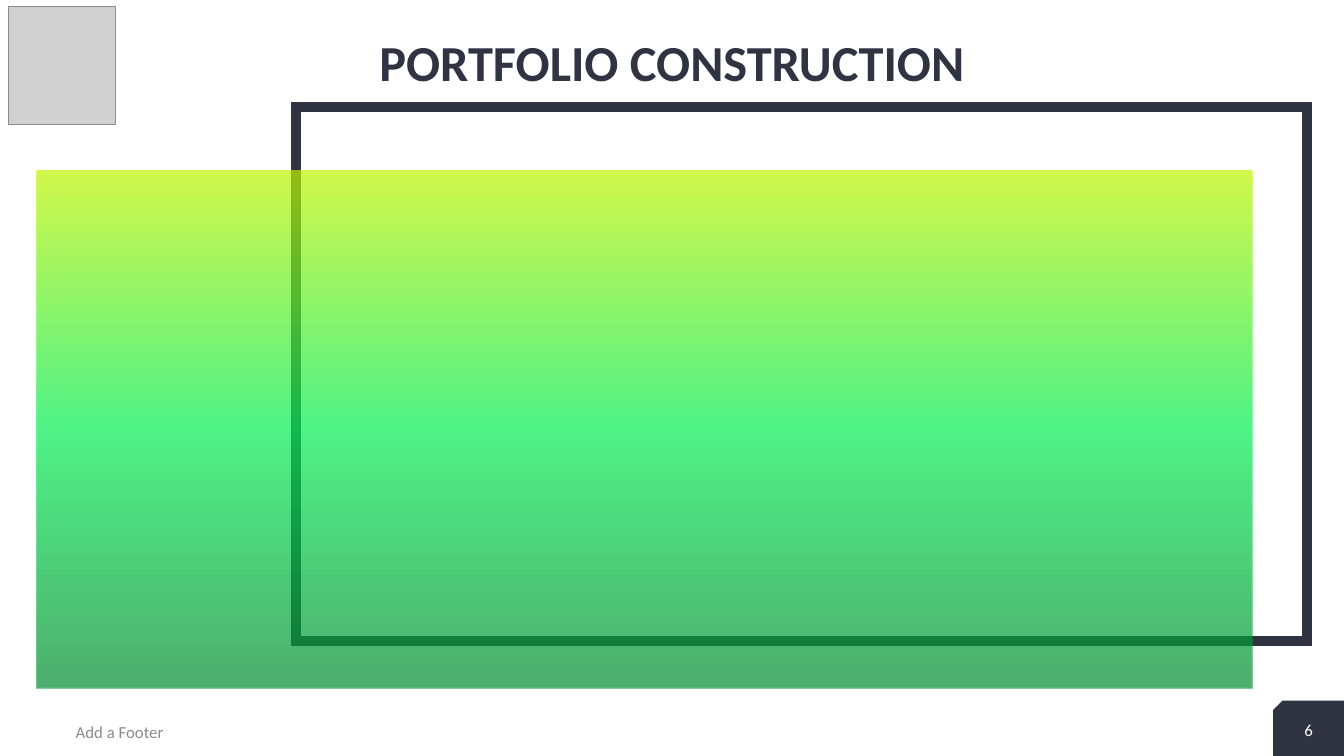
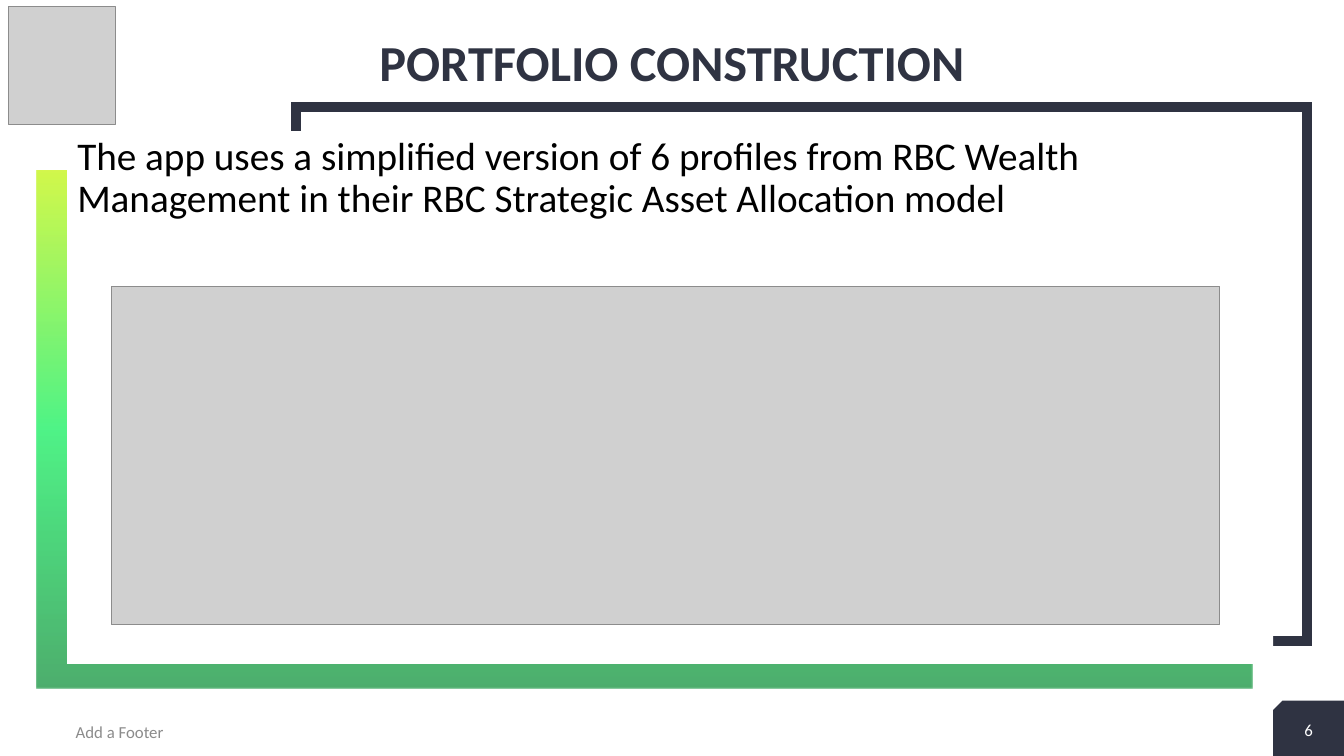
Before and after one commit to Kgross2/portfolio_suitability_app, a slide deck: slide 6 of Project 1 presentation.pptx. Drawn at 1344x756 pixels with LibreOffice and Linux fonts; fonts in the diff are those of the drawing; grey boxes stand for pictures. Boxes give left, top, right and bottom in pixels: in the first picture for what was removed or moved away, otherwise in the second. Text is boxed around its words. In the diff, an @@ line names an element or a change of style, - is before the commit and + after.

Commit message:
PPT with portfolio table

```diff
--- a/Project 1 presentation.pptx
+++ b/Project 1 presentation.pptx
@@ text added at (68, 131, 1273, 664), fill #FFFFFF, 28 pt, text #000000 @@
+The app uses a simplified version of 6 profiles from RBC Wealth Management in their RBC Strategic Asset Allocation model
@@ picture added at (111, 286, 1220, 625) @@
```
Also in this commit, not shown: 4 other slides changed, 1 slide added.
